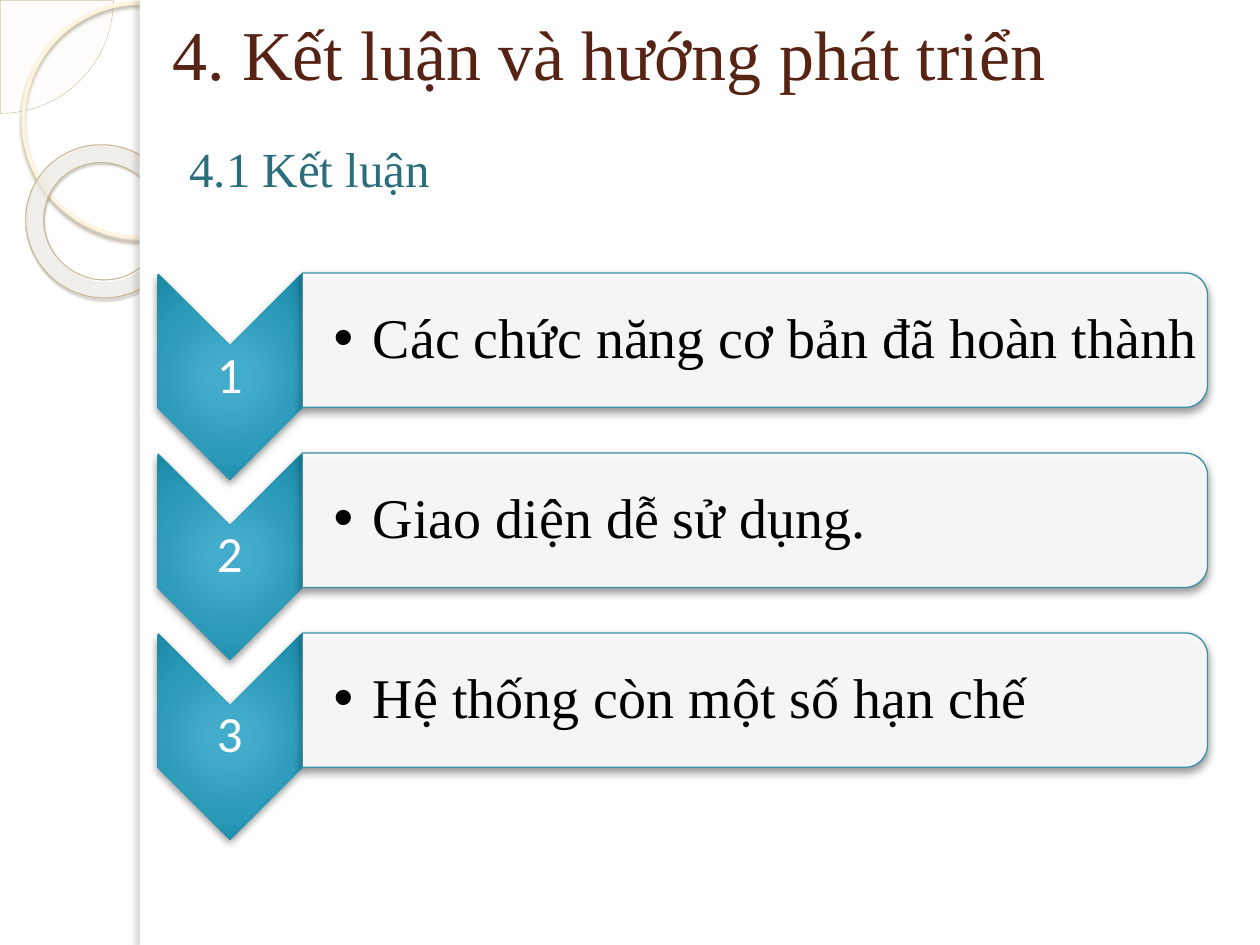
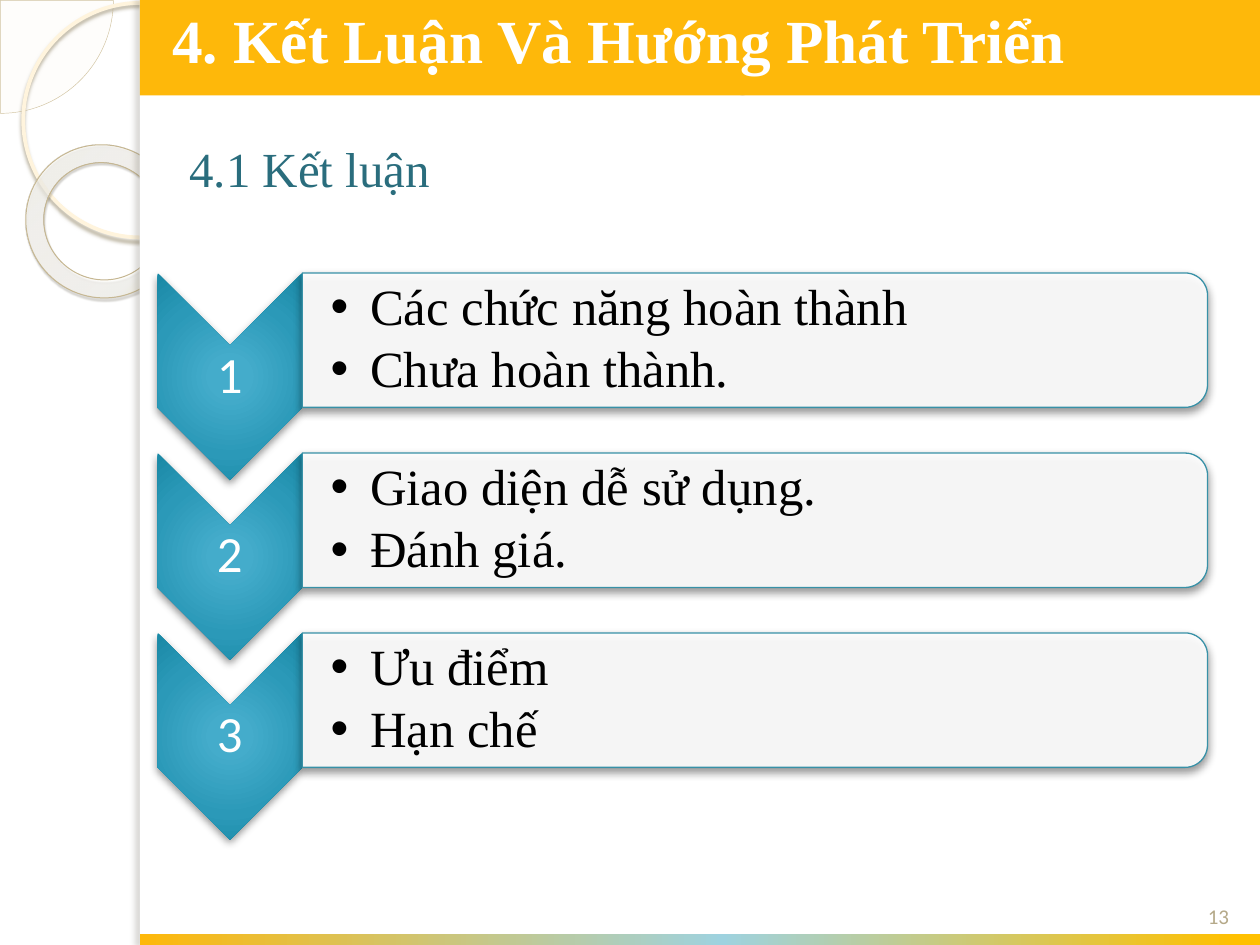
Before and after one commit to chiendv1992/webbanhang, a slide deck: slide 13 of bc/slide bv.pptx (slide 12 before the commit). Drawn at 1260x945 pixels with LibreOffice and Linux fonts; fonts in the diff are those of the drawing; background and template pictures are left out. Boxes give left, top, right and bottom in pixels: in the first picture for what was removed or moved away, otherwise in the second. Text is boxed around its words. In the diff, an @@ line names an element or a change of style, - is before the commit and + after.

```diff
--- a/bc/slide bv.pptx
+++ b/bc/slide bv.pptx
@@ rectangle added at <box>140,0,1260,96</box>, fill #FEB80A @@
@@ text added at <box>172,19,564,75</box>, 35 pt, text #FFFFFF, bold @@
+4. Kết Luận Và Hướng Phát Triển
@@ text at <box>370,289,908,388</box>: text changed; size 32 to 29 pt @@
-  •• Các chức năng cơ bản đã hoàn thành
+  •• Các chức năng hoàn thành
+  •• Chưa hoàn thành.
@@ text at <box>370,467,816,515</box>: size 32 to 29 pt in "Giao diện dễ sử dụng." @@
@@ text at <box>370,531,568,578</box>: paragraph added @@
+  •• Đánh giá.
@@ text at <box>370,648,549,756</box>: text changed; size 32 to 29 pt @@
-  •• Hệ thống còn một số hạn chế
+  •• Ưu điểm
+  •• Hạn chế
@@ page number added at <box>1208,910,1229,924</box>, 12 pt, text #B6A98A @@
+13
@@ rectangle added at <box>140,935,1260,945</box>, fill gradient #FEB80A to #9ED2DF to #FFC000 @@
```
Also in this commit, not shown: 13 other slides changed, 1 slide added, 12 other files.
